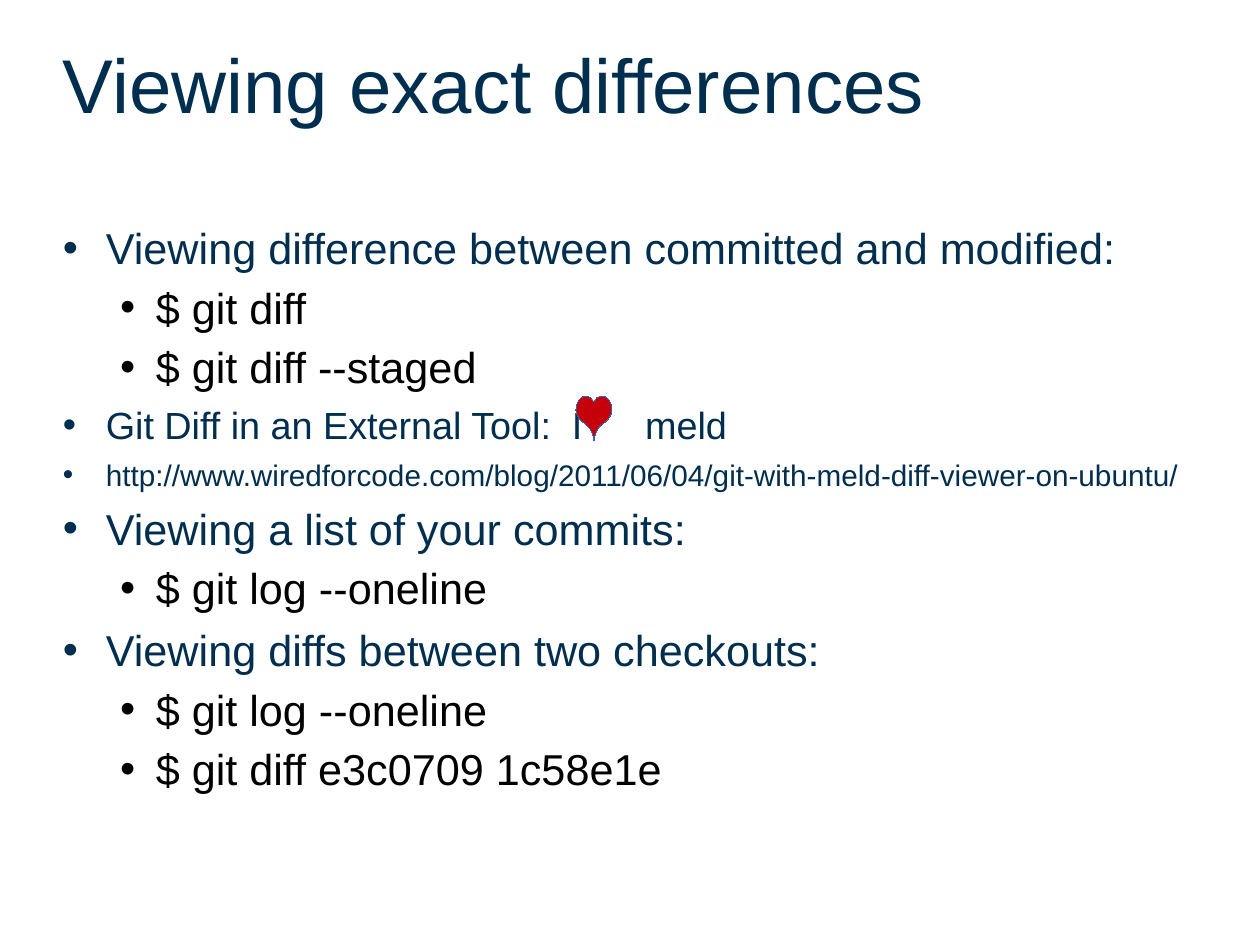
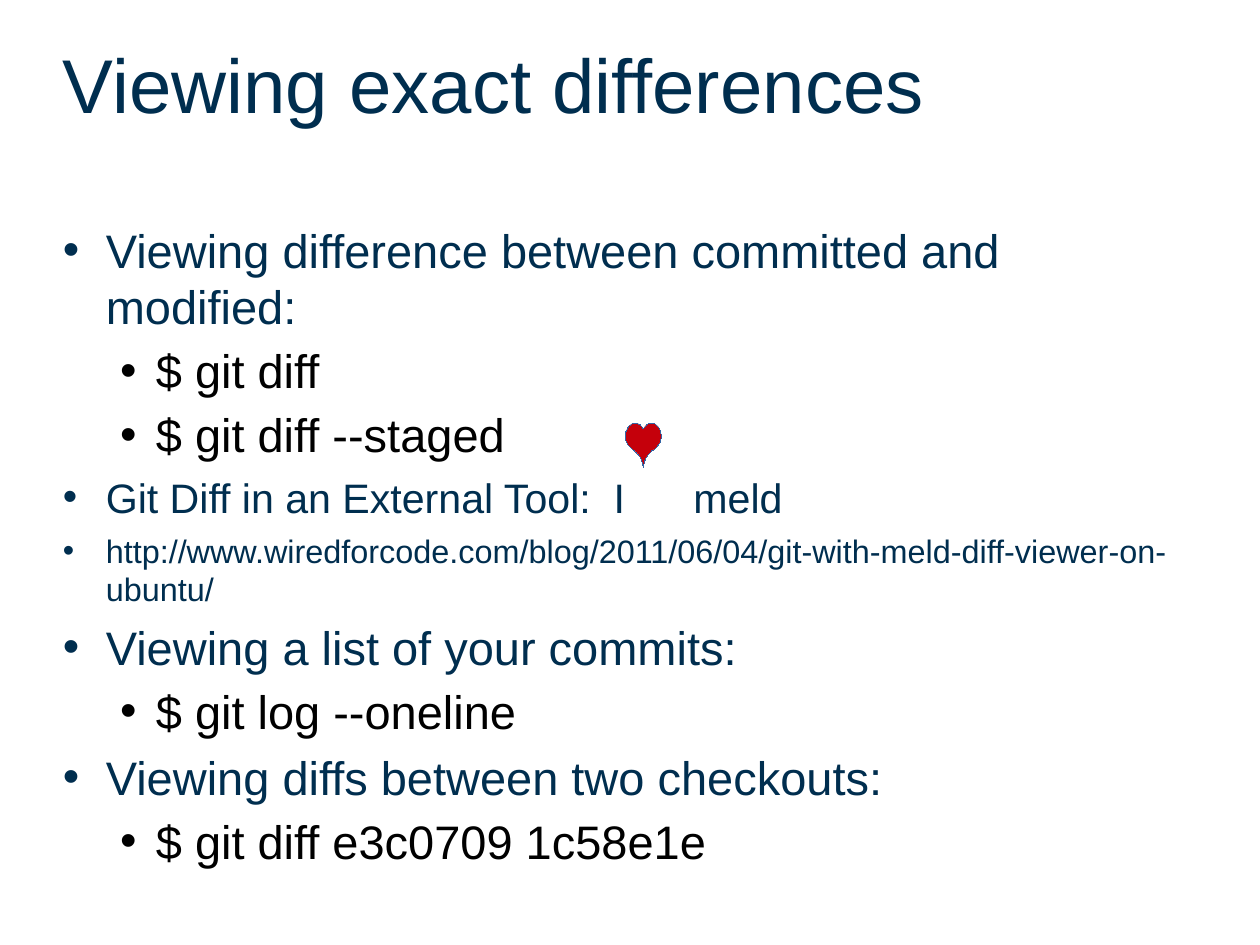
Before and after one commit to FineWilms/Workshop_github, a slide deck: slide 8 of intro2Git.odp. Drawn at 1260x945 pixels with LibreOffice and Linux fonts; fonts in the diff are those of the drawing; background and template pictures are left out. Boxes give left, top, right and bottom in pixels: in the first picture for what was removed or moved away, otherwise in the second. Text is boxed around its words. In the diff, an @@ line names an element or a change of style, - is before the commit and + after.

```diff
--- a/intro2Git.odp
+++ b/intro2Git.odp
@@ text "Viewing difference between committed and ..." at (106,234,1166,868): size 27.2 to 29.6 pt in "Viewing difference between committed and modified:", "$ git diff", "$ git diff --staged", "Viewing a list of your commits:" and 3 more places; size 23.8 to 25.9 pt in "Git Diff in an External Tool: I ..."; size 18.7 to 20.4 pt in "http://www.wiredforcode.com/blog/2011/06/04/git-with-meld-di ..." @@
@@ freeform shape: place and size @@
-freeform shape at (576,396,612,440)
+freeform shape at (625,423,661,468)
@@ text at (192,694,487,734): paragraph removed @@
-  • $ git log --oneline
```
Also in this commit, not shown: 1 other slide changed, 1 other file.
